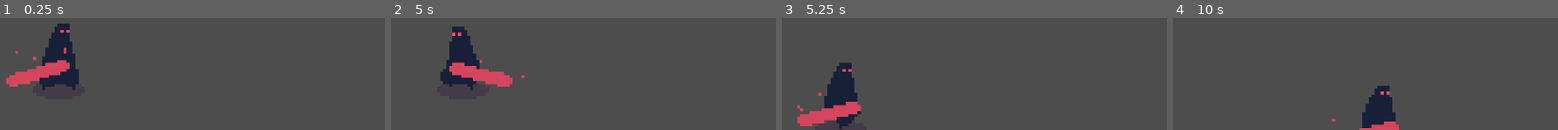
Above: before the commit, frames 1-4 (left to right).
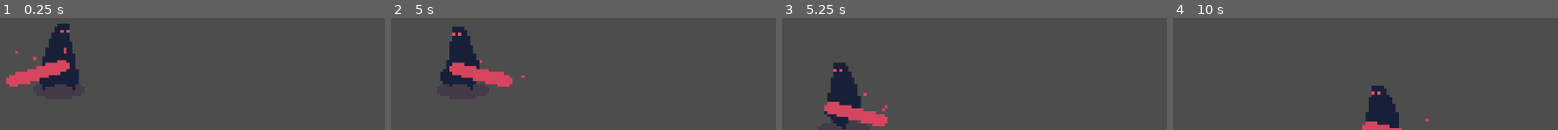
Above: after the commit, the same moments.

Repository: h-sutiwas/godot-mythus
Game: Godot game, scene res://scenes/playground.tscn
Same seed, same stepped clock (60 frames per second), same inputs: the game is played once before the commit and once after it.
Inputs:
- Up to frame 1 (0.25 s): no input
- Up to frame 2 (5 s): tap Enter at 0.5 s; hold D (player_right) 0.53-1.28 s; hold S (player_down) 1.28-2.03 s; hold D (player_right) 2.03-2.78 s; tap Space at 2.75 s; hold W (player_up) 2.78-3.53 s; hold A (player_left) from 3.53 s (still down)
- Up to frame 3 (5.25 s): release A (player_left) at 5.03 s; hold S (player_down) from 5.03 s (still down)
- Up to frame 4 (10 s): release S (player_down) at 5.78 s; hold D (player_right) 5.78-6.53 s; tap Enter at 6.5 s; hold W (player_up) 6.53-7.28 s; hold D (player_right) 7.28-8.03 s; hold S (player_down) 8.03-8.78 s; hold A (player_left) 8.78-9.53 s; tap Space at 9.5 s; hold W (player_up) from 9.53 s (still down)

Frames 1-2 are identical in both runs. In frame 3, 3.1% of the frame differs, in the area x 3-28%, y 39-100%; in frame 4, 1.0%.

Commit message:
Update player.gd
- Update flipping animation sprites

Diff:
--- a/scenes/entities/Player/player.gd
+++ b/scenes/entities/Player/player.gd
@@ -24,21 +24,24 @@
 	var direction : Vector2 = Vector2.ZERO
 
 	direction.x = Input.get_action_strength("player_right") - Input.get_action_strength("player_left")
-	if direction.x < 0:
-		animated_sprites.flip_h = true
-	else:
-		animated_sprites.flip_h = false
-
 	direction.y = Input.get_action_strength("player_down") - Input.get_action_strength("player_up")
 
 	if direction.length() > 0:
 		direction = direction.normalized()
 
+	velocity = direction * move_speed
 
-	velocity = direction * move_speed
+	## Flipping Mechanics
+	if velocity.x < 0:
+		animated_sprites.flip_h = true
+	elif velocity.x > 0:
+		animated_sprites.flip_h = false
+	else:
+		pass
 
 	move_and_slide()
 
+	## AnimatedSprites2D
 	if velocity == Vector2.ZERO:
 		animated_sprites.play("idle")
 	else:
